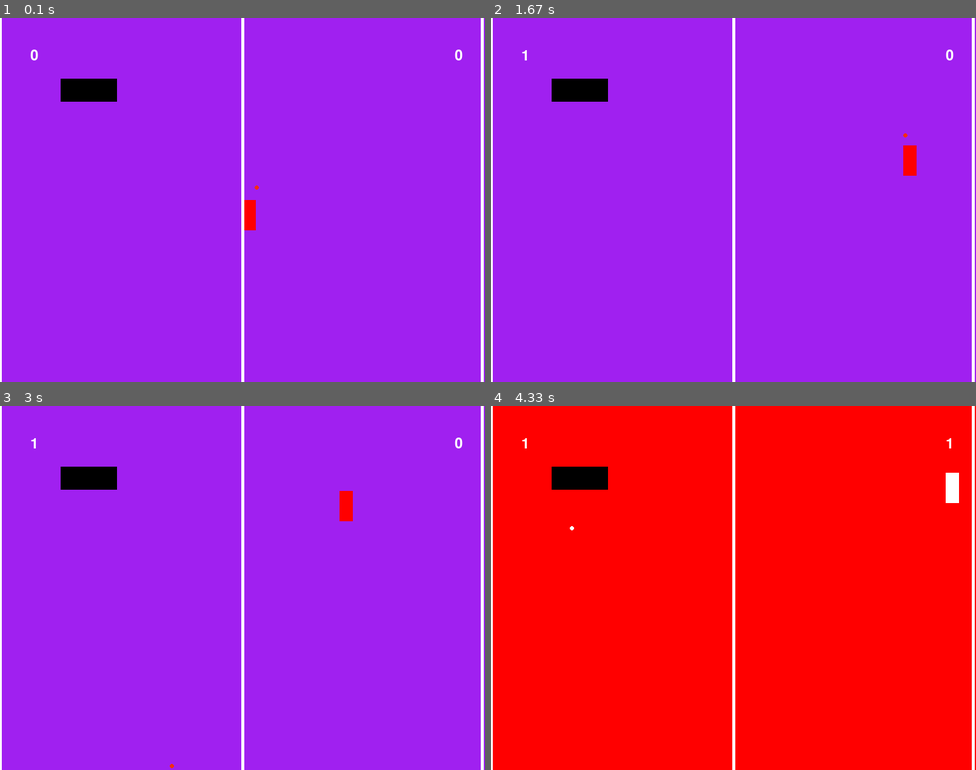
Above: before the commit, frames 1-4 (two rows, left to right).
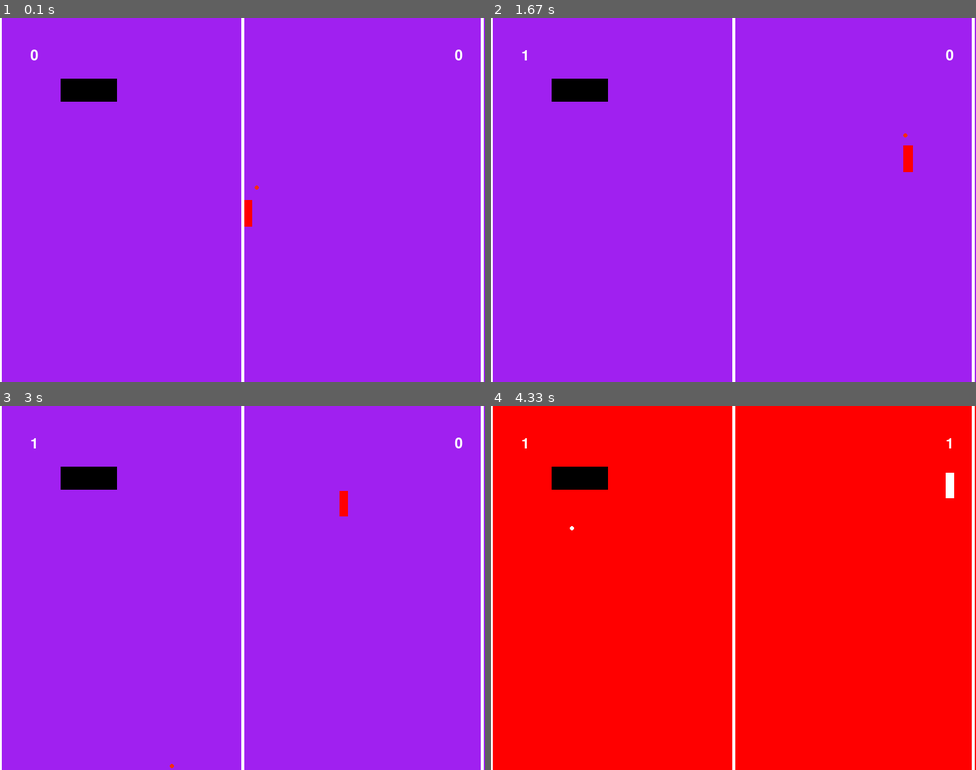
Above: after the commit, the same moments.

Repository: Giorgiod91/PinPongPyGame
Game: pygame game, started from main.py
Same seed, same stepped clock (60 frames per second), same inputs: the game is played once before the commit and once after it.
Inputs:
- Up to frame 1 (0.1 s): no input
- Up to frame 2 (1.67 s): hold D 0.33-0.8 s; hold W 0.83-1.13 s; hold D 1.17-1.63 s
- Up to frame 3 (3 s): hold W 1.67-2.2 s; hold S 2.23-2.53 s; hold A 2.57-2.97 s
- Up to frame 4 (4.33 s): hold W 3-3.37 s; hold D 3.4-4.03 s; hold S from 4.07 s (still down)

The runs differ from the first frame. In frame 1, less than 0.1% of the frame differs, in the area x 50-53%, y 50-59%; in frame 2, less than 0.1%; in frame 3, 0.1%, in the area x 70-73%, y 23-32%; in frame 4, 0.1%.

Commit message:
added method if the balls hits the player that the player rectangle size gets reduced all the time

Diff:
--- a/main.py
+++ b/main.py
@@ -36,6 +36,7 @@
     player.handle_movement()
     player.useDef_Cd()
     player.draw(screen)
+    player.get_smaller_if_hit(ball)
 
     # Draw objects and goals
     objects.draw(screen)
--- a/player.py
+++ b/player.py
@@ -1,4 +1,5 @@
 import pygame
+from balls import Ball
 
 
 class Player:
@@ -46,7 +47,12 @@
         if self.rect.bottom > 600:
             self.rect.bottom = 600
 
-
+    def get_smaller_if_hit(self, ball):
+        if self.rect.colliderect(ball):
+            self.width = self.width -2
+            self.height = self.height -2
+            self.rect.width = self.width
+            self.rect.height = self.height
 
 
 
